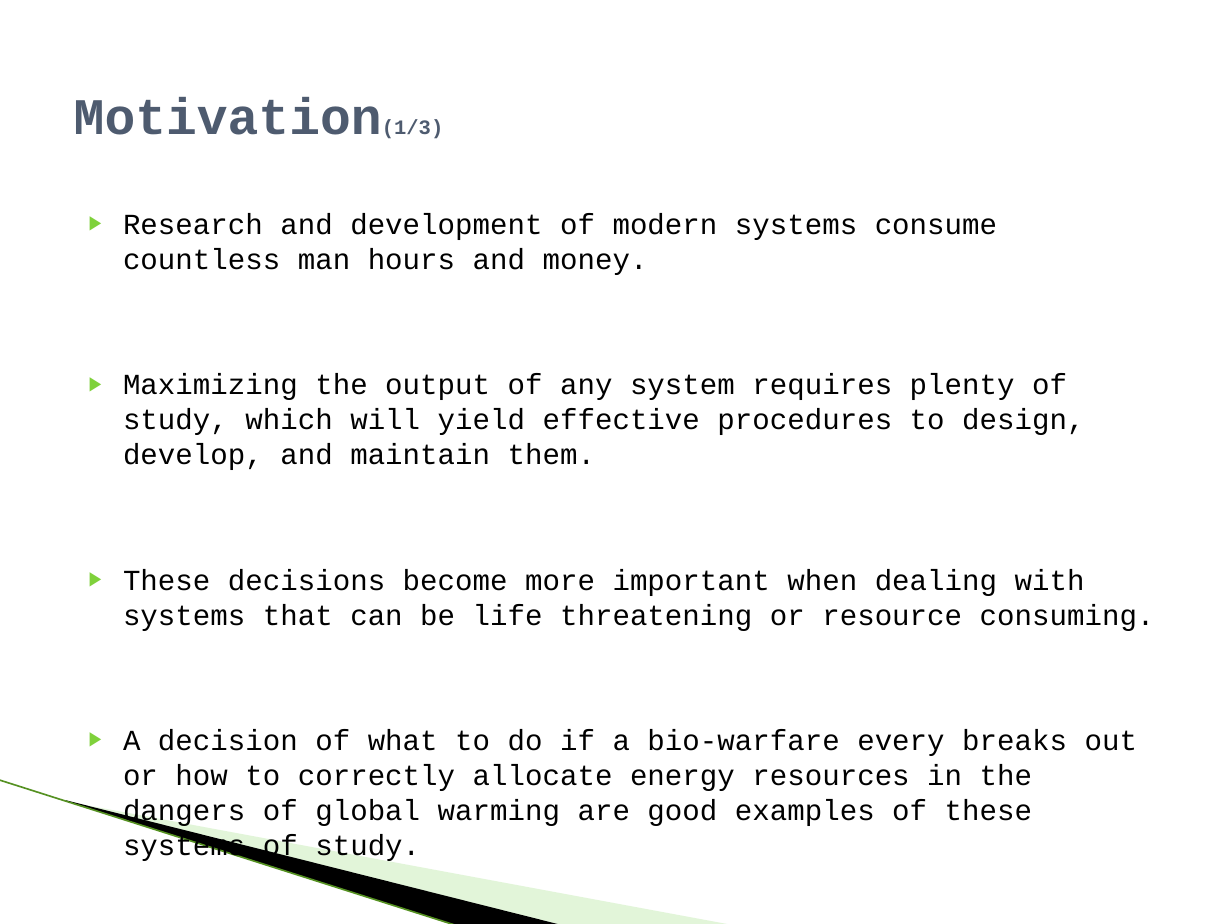
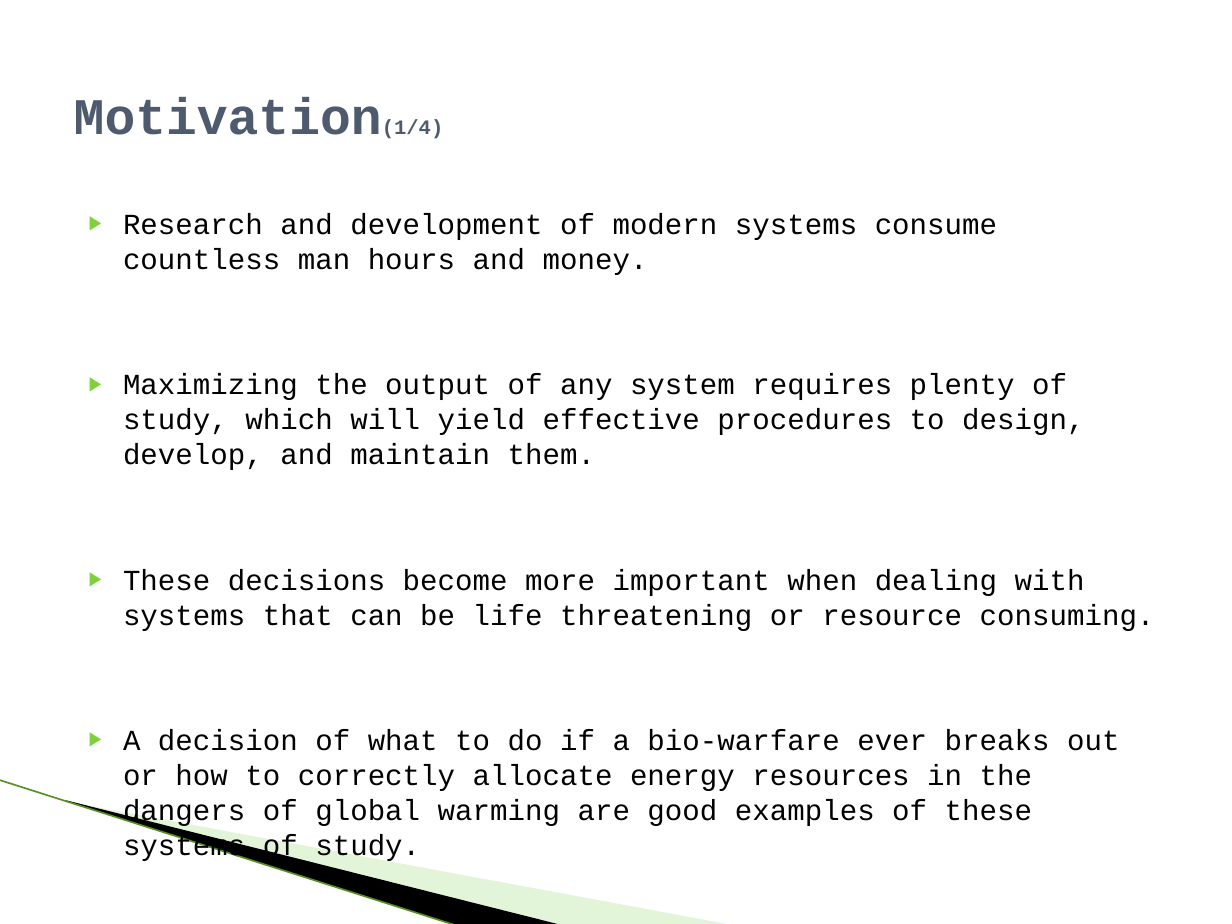
Before and after one commit to raodj/muse, a slide deck: slide 3 of Thesis/MUSE_Defense_presentation.pptx. Drawn at 1232x924 pixels with LibreOffice and Linux fonts; fonts in the diff are those of the drawing; background and template pictures are left out. Boxes give left, top, right and bottom in pixels: in the first picture for what was removed or moved away, otherwise in the second. Text is boxed around its words. In the diff, an @@ line names an element or a change of style, - is before the commit and + after.

Commit message:
Presentation is complete and typos fixed

```diff
--- a/Thesis/MUSE_Defense_presentation.pptx
+++ b/Thesis/MUSE_Defense_presentation.pptx
@@ title at bbox=[74, 97, 444, 139]: text changed @@
-Motivation(1/3)
+Motivation(1/4)
@@ text at bbox=[123, 729, 1119, 828]: text changed @@
-▶ A decision of what to do if a bio-warfare every breaks out or how to correctly allocate energy resources in the dangers of global warming are good examples of these systems of study.
+▶ A decision of what to do if a bio-warfare ever breaks out or how to correctly allocate energy resources in the dangers of global warming are good examples of these systems of study.
```
Also in this commit, not shown: 19 other slides changed, 2 slides added.
